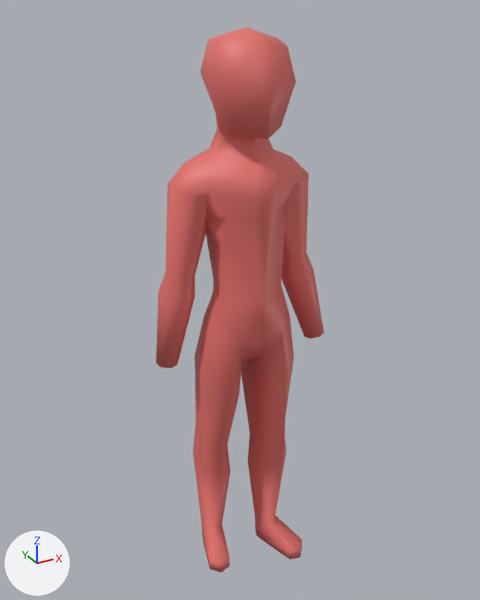
A saved change to the OBJ model models/player/idle_00.obj.
Before and after are seen from a 50 mm lens placed at (-3.21, -5.69, 6.27), pointed at (0.01, 0.17, 3.34). Lighting does not change. The marker at lower left points along +X, +Y and +Z. Where no turn or scale is listed for an object, it has been applied to the vertices.
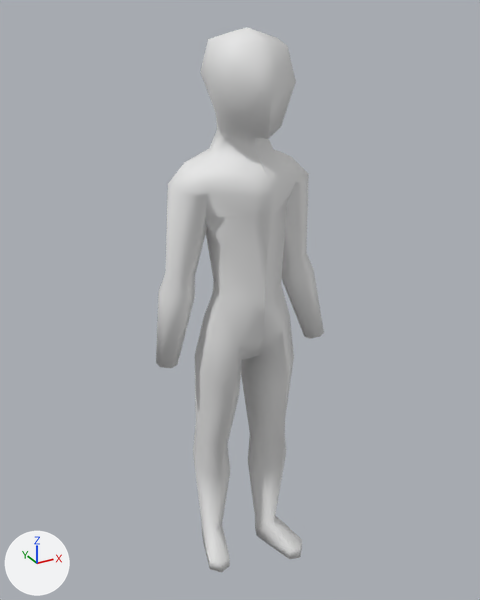
The newer file is also turned or shifted as a whole; pictures and numbers use the older file's frame.

Changed parts and their boxes (x1, y1, x2, y2) in the pictures (480 x 600 px):
'Cube.001', recoloured (brown to grey)
    both: (156, 27, 324, 573)

The change, as a list of edits to the scene's bpy script:
```text
Change me_cube_001:
    where me_cube_001.from_pydata(...)  # 314 vertices, 602 faces; spans x -0.96..1.01, y -0.53..0.57, z 0.01..6.11
    remove me_cube_001.materials.append(mat_material_002)  # picture img_human_atlas_png
```
